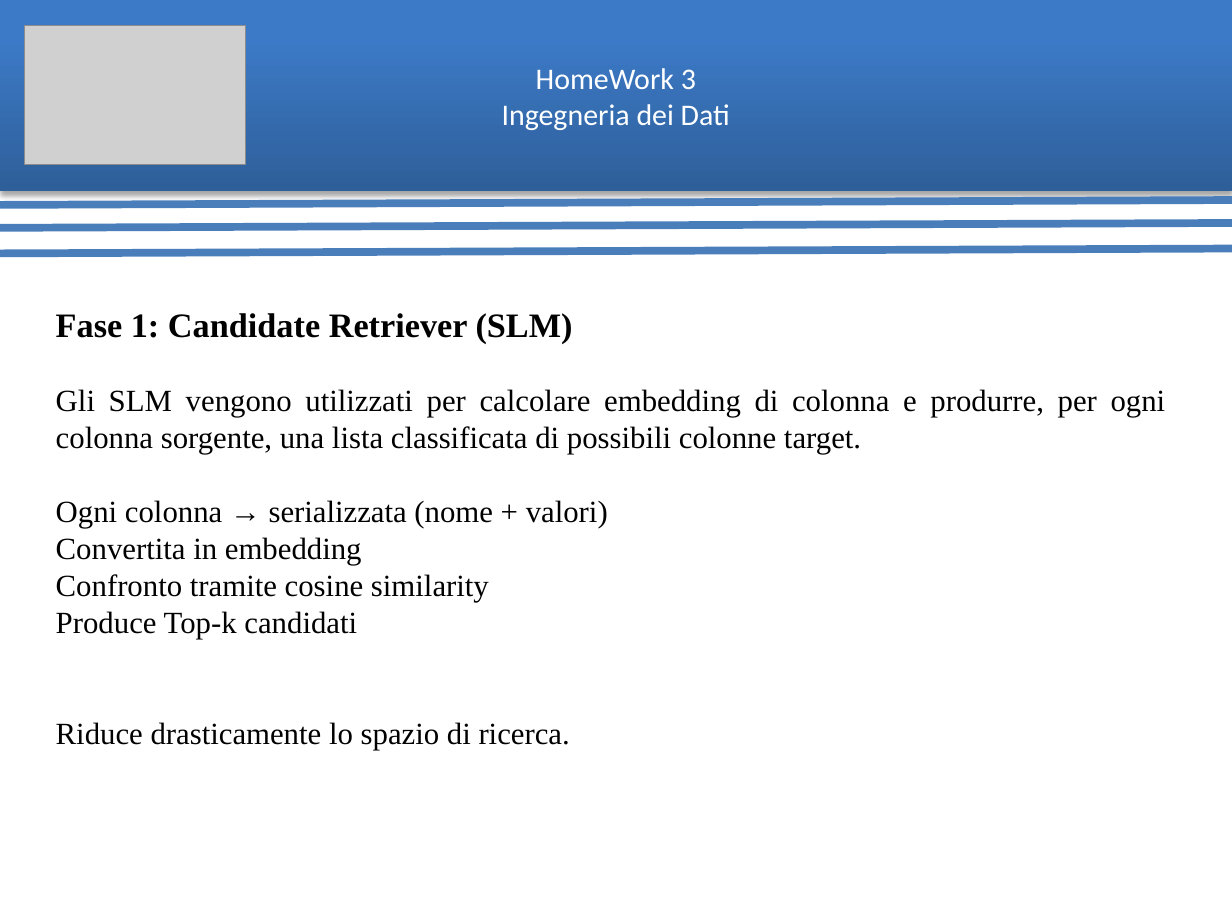
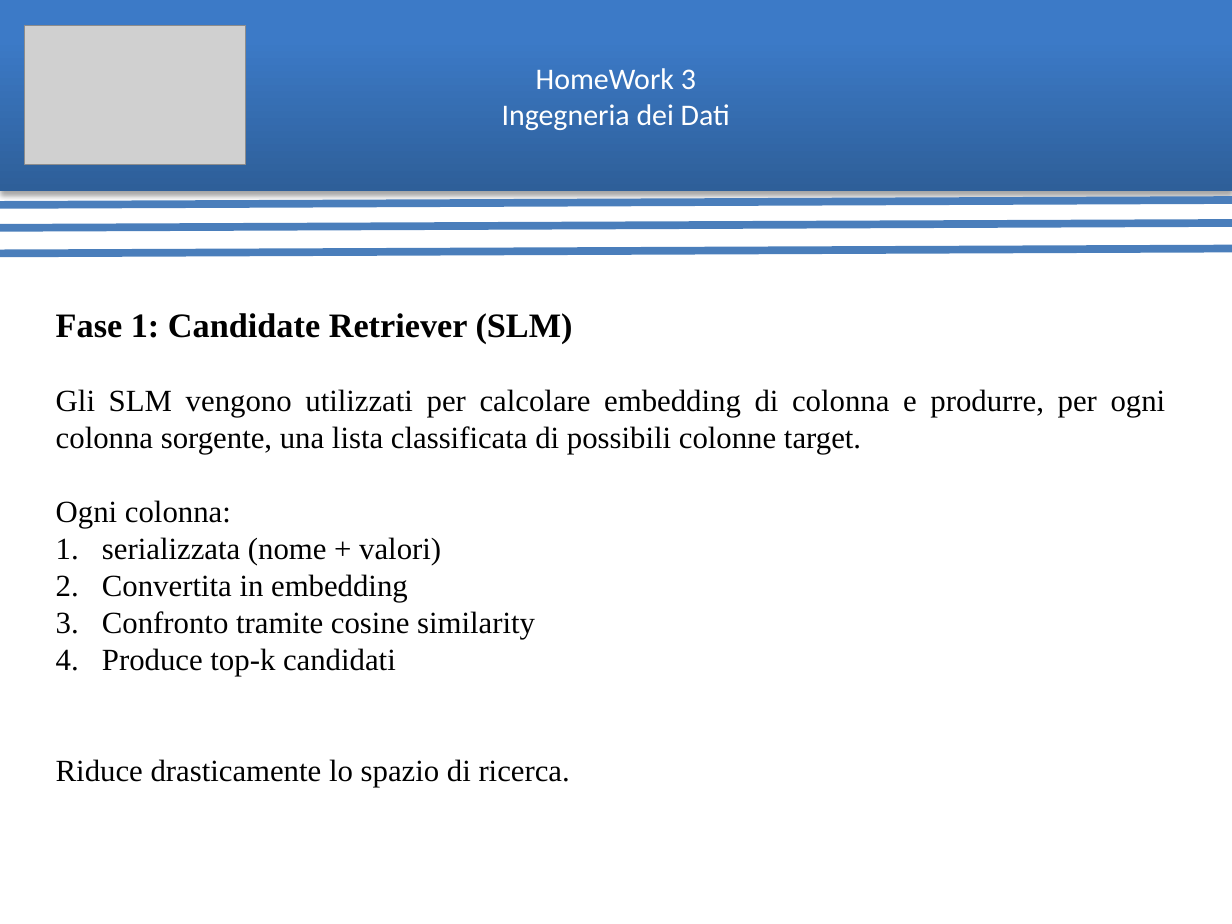
Before and after one commit to ArthexTheKing/Ingegneria-dei-Dati, a slide deck: slide 6 of Homework 3/HomeWork 3 Presentazione.pptx. Drawn at 1232x924 pixels with LibreOffice and Linux fonts; fonts in the diff are those of the drawing; grey boxes stand for pictures. Boxes give left, top, right and bottom in pixels: in the first picture for what was removed or moved away, otherwise in the second. Text is boxed around its words. In the diff, an @@ line names an element or a change of style, - is before the commit and + after.

```diff
--- a/Homework 3/HomeWork 3 Presentazione.pptx
+++ b/Homework 3/HomeWork 3 Presentazione.pptx
@@ text at (x1=56, y1=500, x2=441, y2=565): text changed @@
-Ogni colonna → serializzata (nome + valori)
+Ogni colonna:
+1. serializzata (nome + valori)
@@ text at (x1=102, y1=574, x2=535, y2=639): bullet none to 1. @@
@@ text at (x1=102, y1=648, x2=396, y2=676): text changed @@
-Produce Top-k candidati
+4. Produce top-k candidati
```
Also in this commit, not shown: 9 other slides changed, 1 other file.
